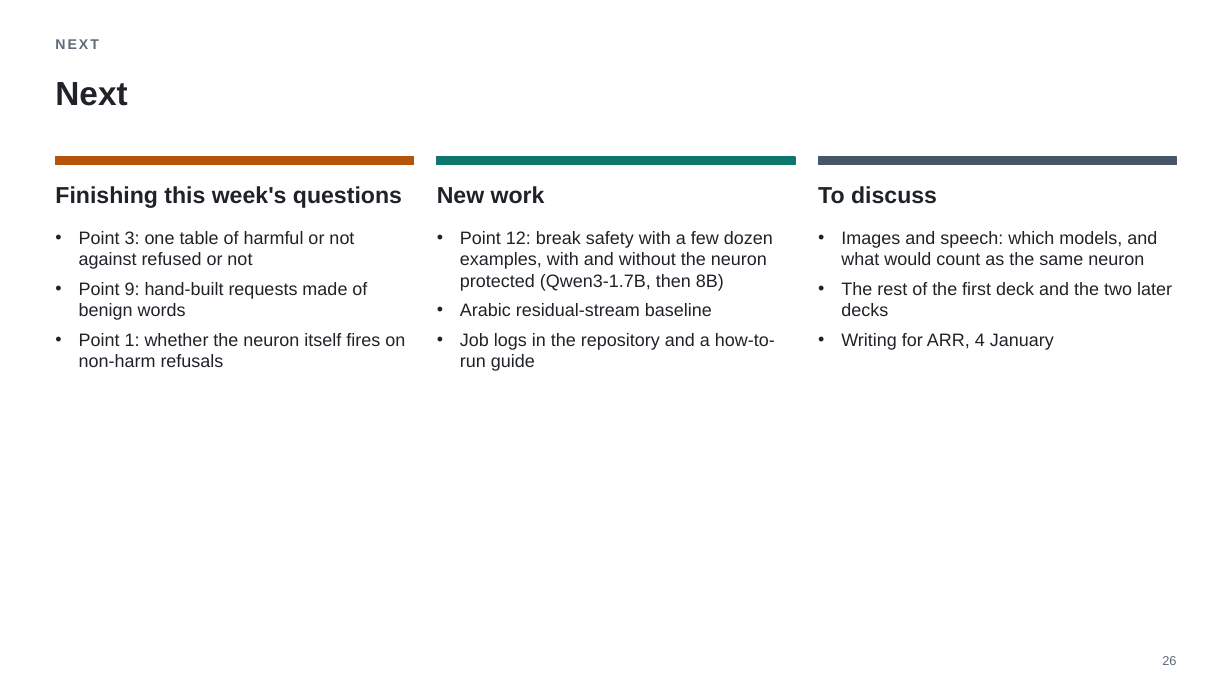
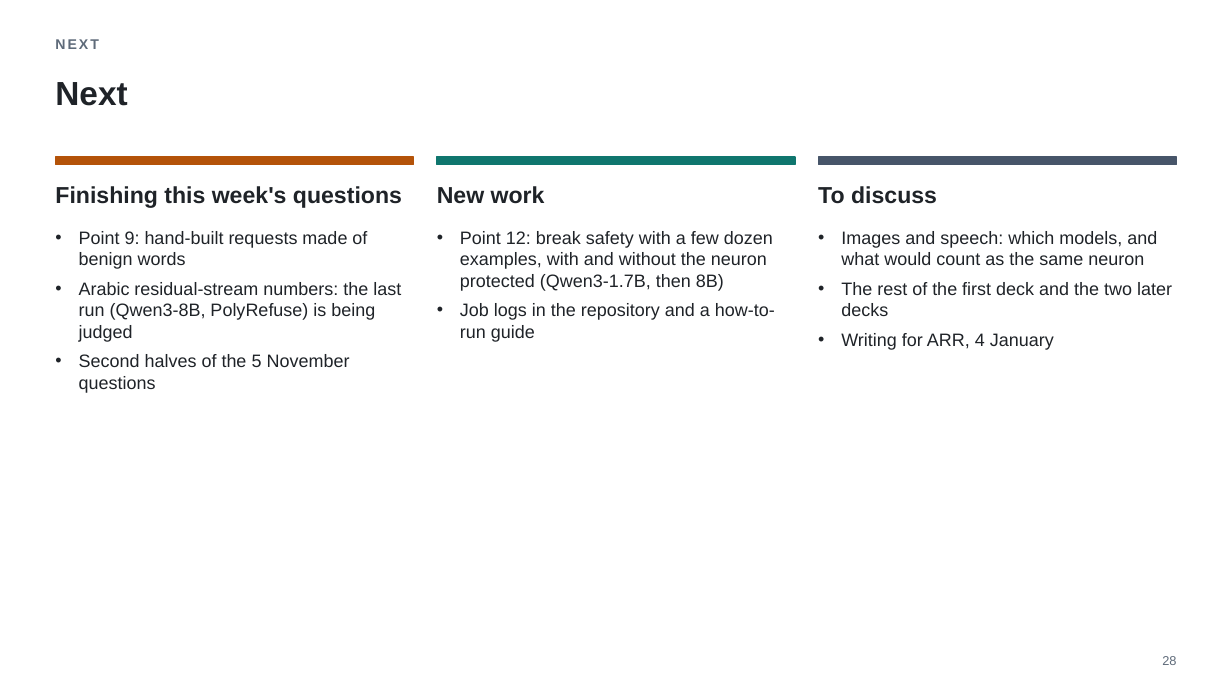
Before and after one commit to fjoad/refusal-neurons, a slide deck: slide 28 of slides/refusal_neurons_2026-11-17.pptx (slide 26 before the commit). Drawn at 1232x693 pixels with LibreOffice and Linux fonts; fonts in the diff are those of the drawing. Boxes give left, top, right and bottom in pixels: in the first picture for what was removed or moved away, otherwise in the second. Text is boxed around its words. In the diff, an @@ line names an element or a change of style, - is before the commit and + after.

```diff
--- a/slides/refusal_neurons_2026-11-17.pptx
+++ b/slides/refusal_neurons_2026-11-17.pptx
@@ text at box(79, 231, 354, 269): paragraph removed @@
-• Point 3: one table of harmful or not against refused or not
@@ text at box(79, 282, 401, 393): text changed @@
-• Point 1: whether the neuron itself fires on non-harm refusals
+• Arabic residual-stream numbers: the last run (Qwen3-8B, PolyRefuse) is being judged
+• Second halves of the 5 November questions
@@ text at box(460, 303, 712, 316): paragraph removed @@
-• Arabic residual-stream baseline
```
Also in this commit, not shown: 2 other slides changed, 2 slides added, 3 other files.
